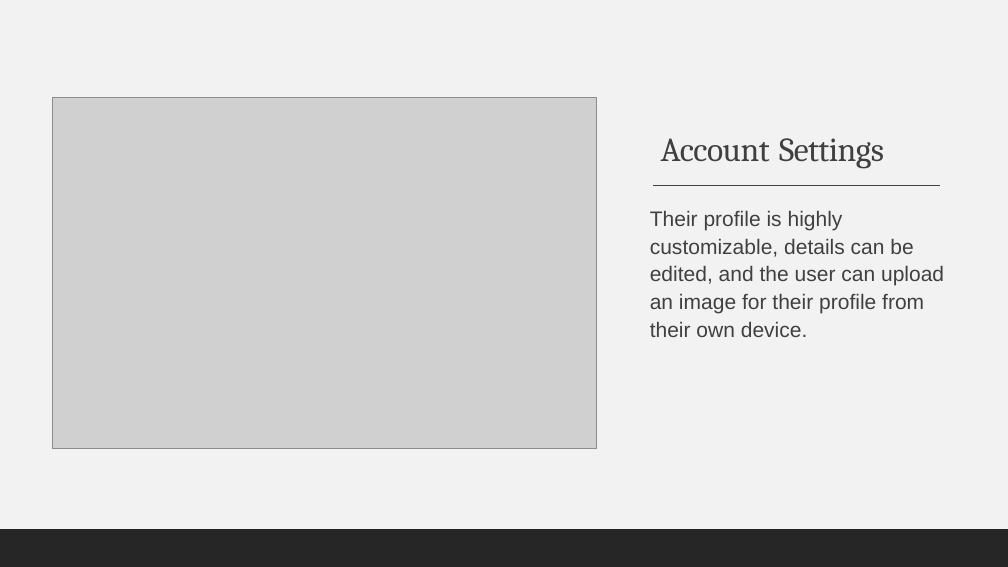
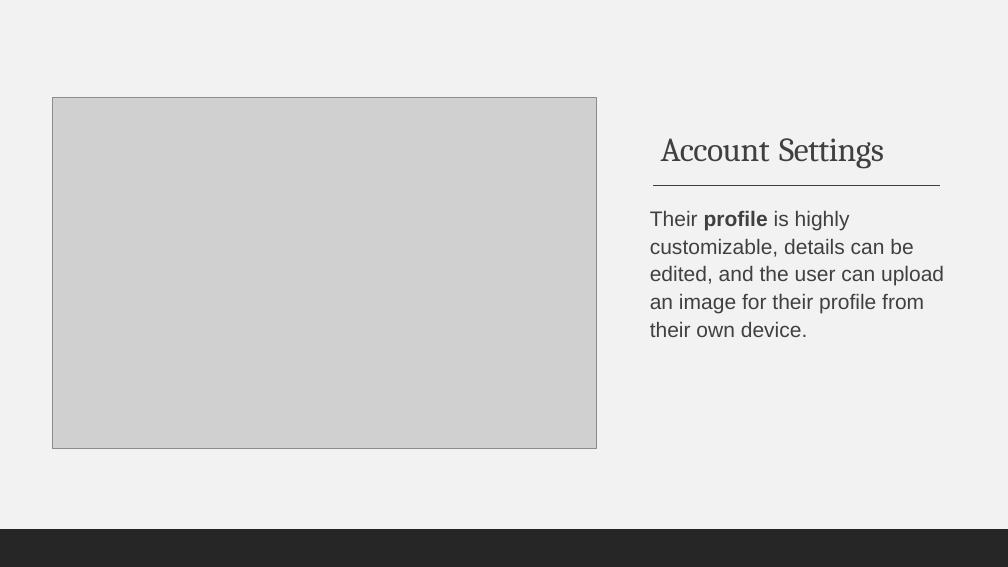
Before and after one commit to AndreiGhita2002/WAD_Car_Market, a slide deck: slide 4 of Presentation.pptx. Drawn at 1008x567 pixels with LibreOffice and Linux fonts; fonts in the diff are those of the drawing; grey boxes stand for pictures. Boxes give left, top, right and bottom in pixels: in the first picture for what was removed or moved away, otherwise in the second. Text is boxed around its words. In the diff, an @@ line names an element or a change of style, - is before the commit and + after.

```diff
--- a/Presentation.pptx
+++ b/Presentation.pptx
@@ text "Their profile is highly customizable, ..." at box(650, 210, 944, 337): bold on in "profile" @@
```
Also in this commit, not shown: 4 other slides changed, 8 slides added, 3 other files.
